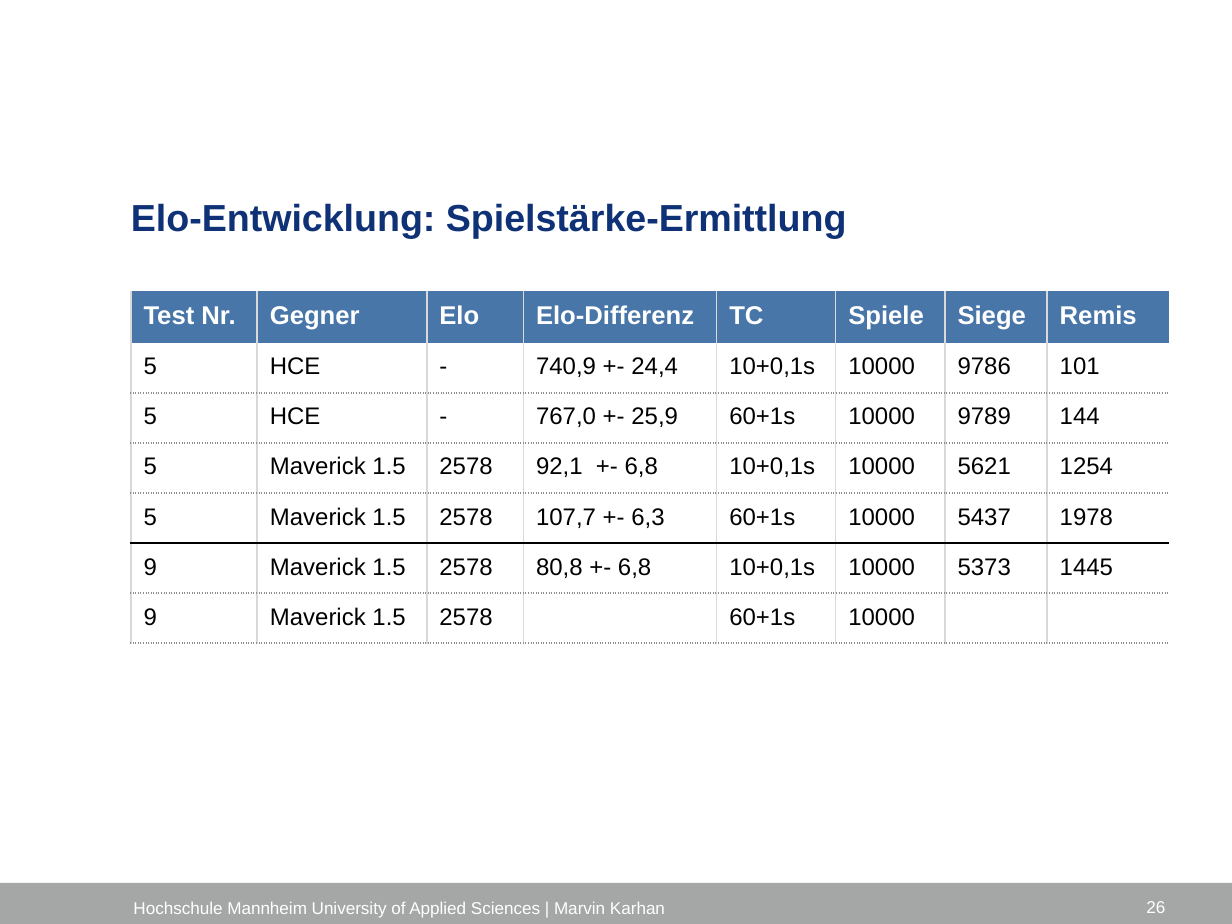
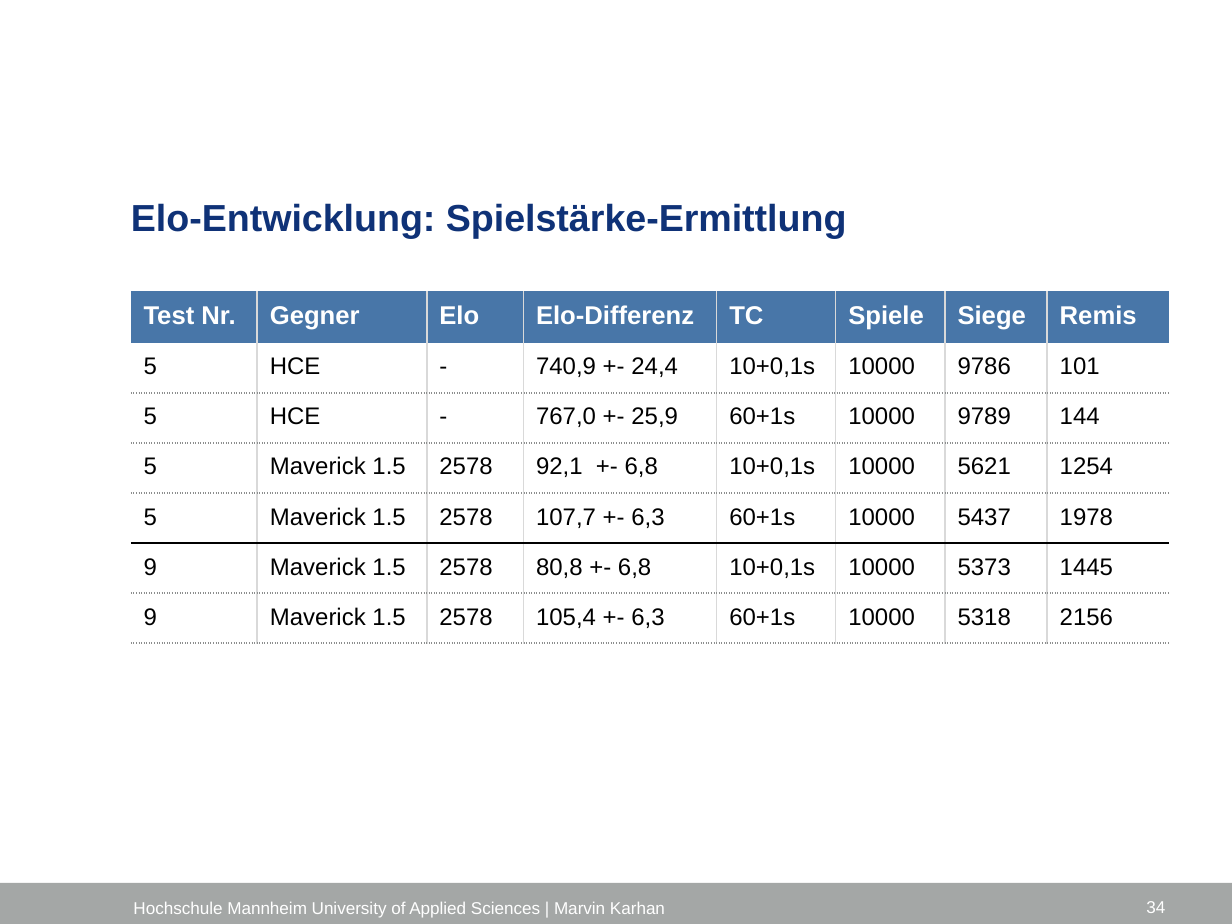
Before and after one commit to marvinkarhan/Bachelorarbeit, a slide deck: slide 34 of latex/Kolloquium/Kolloquium_Marvin_Karhan.pptx (slide 26 before the commit). Drawn at 1232x924 pixels with LibreOffice and Linux fonts; fonts in the diff are those of the drawing; background and template pictures are left out. Boxes give left, top, right and bottom in pixels: in the first picture for what was removed or moved away, otherwise in the second. Text is boxed around its words. In the diff, an @@ line names an element or a change of style, - is before the commit and + after.

```diff
--- a/latex/Kolloquium/Kolloquium_Marvin_Karhan.pptx
+++ b/latex/Kolloquium/Kolloquium_Marvin_Karhan.pptx
@@ table at box(131, 291, 1170, 639) @@
-row 7: 9 | Maverick 1.5 | 2578 |  | 60+1s | 10000 |  | 
+row 7: 9 | Maverick 1.5 | 2578 | 105,4 +- 6,3 | 60+1s | 10000 | 5318 | 2156
@@ borders changed @@
@@ page number at box(1146, 901, 1165, 913): text changed @@
-26
+34
```
Also in this commit, not shown: 9 other slides changed, 7 slides added, 13 slides removed, 9 other files.
